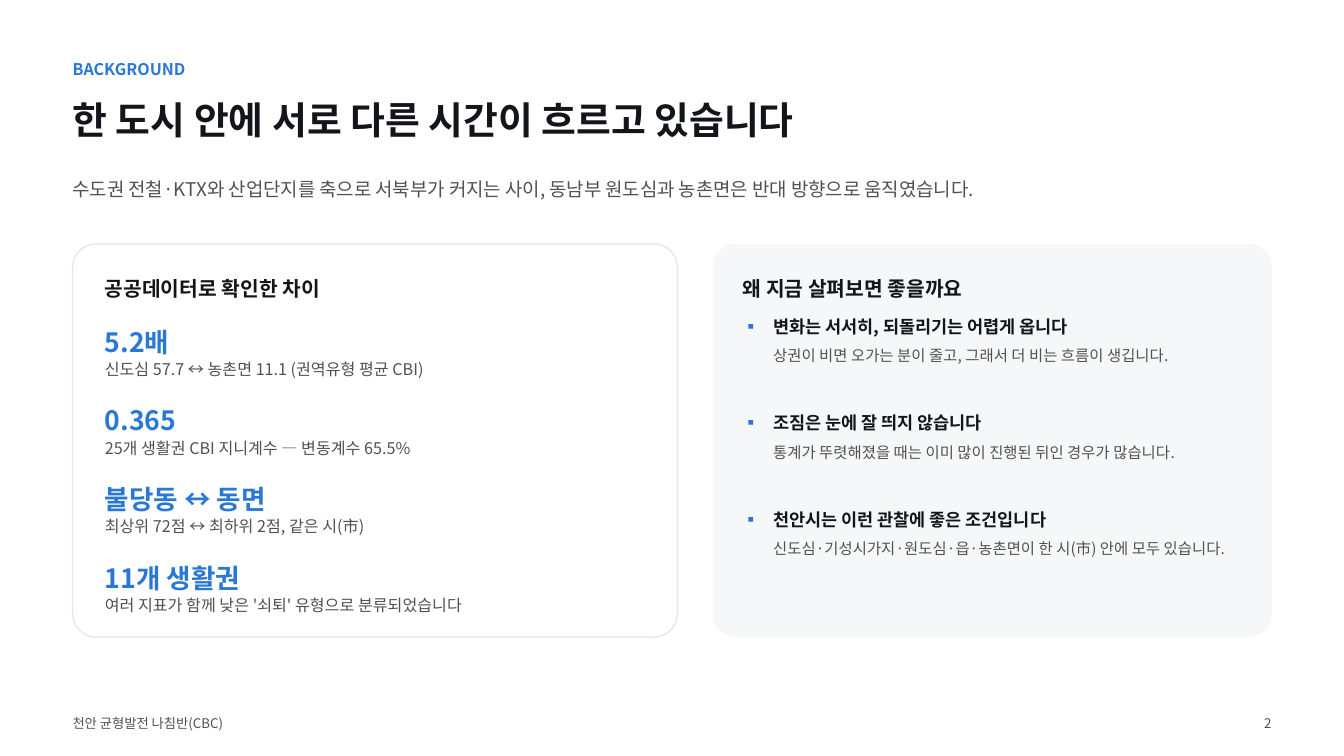
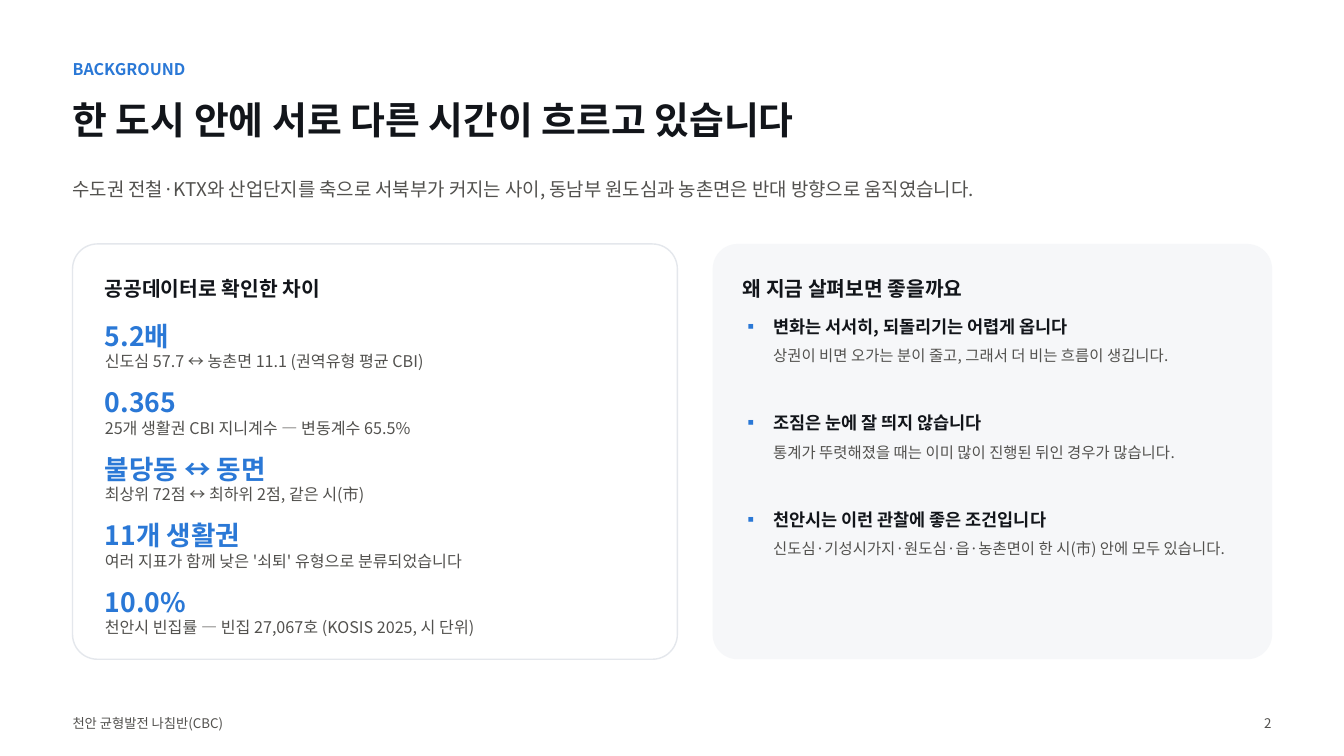
Before and after one commit to BioCode67/2026-AI-, a slide deck: slide 3 of deliverables/기획서_천안균형발전나침반_CBC.pptx. Drawn at 1344x756 pixels with LibreOffice and Linux fonts; fonts in the diff are those of the drawing. Boxes give left, top, right and bottom in pixels: in the first picture for what was removed or moved away, otherwise in the second. Text is boxed around its words. In the diff, an @@ line names an element or a change of style, - is before the commit and + after.

```diff
--- a/deliverables/기획서_천안균형발전나침반_CBC.pptx
+++ b/deliverables/기획서_천안균형발전나침반_CBC.pptx
@@ rounded rectangle: place and size @@
-rounded rectangle at (73,244,678,637)
+rounded rectangle at (73,244,678,659)
@@ text "5.2배": place and size @@
-text "5.2배" at (105,329,169,355)
+text "5.2배" at (105,323,169,349)
@@ text "신도심 57.7 ↔ 농촌면 11.1 ...": place and size @@
-text "신도심 57.7 ↔ 농촌면 11.1 ..." at (105,361,423,378)
+text "신도심 57.7 ↔ 농촌면 11.1 ..." at (105,353,423,370)
@@ text "0.365": place and size @@
-text "0.365" at (105,410,176,431)
+text "0.365" at (105,392,176,413)
@@ text "25개 생활권 CBI 지니계수 — ...": place and size @@
-text "25개 생활권 CBI 지니계수 — ..." at (105,440,410,456)
+text "25개 생활권 CBI 지니계수 — ..." at (105,420,410,436)
@@ text "불당동 ↔ 동면": place and size @@
-text "불당동 ↔ 동면" at (105,486,266,512)
+text "불당동 ↔ 동면" at (105,456,266,482)
@@ text "최상위 72점 ↔ 최하위 2점, ...": place and size @@
-text "최상위 72점 ↔ 최하위 2점, ..." at (105,518,364,535)
+text "최상위 72점 ↔ 최하위 2점, ..." at (105,486,364,503)
@@ text "11개 생활권": place and size @@
-text "11개 생활권" at (105,565,240,591)
+text "11개 생활권" at (105,522,240,548)
@@ text "여러 지표가 함께 낮은 '쇠퇴' ...": place and size @@
-text "여러 지표가 함께 낮은 '쇠퇴' ..." at (105,597,462,613)
+text "여러 지표가 함께 낮은 '쇠퇴' ..." at (105,553,462,569)
@@ text added at (105,592,186,613), 19 pt, text #2A78D6, bold @@
+10.0%
@@ text added at (105,619,474,636), 11.5 pt, text #52514E @@
+천안시 빈집률 — 빈집 27,067호 (KOSIS 2025, 시 단위)
```
Also in this commit, not shown: 3 other files.
